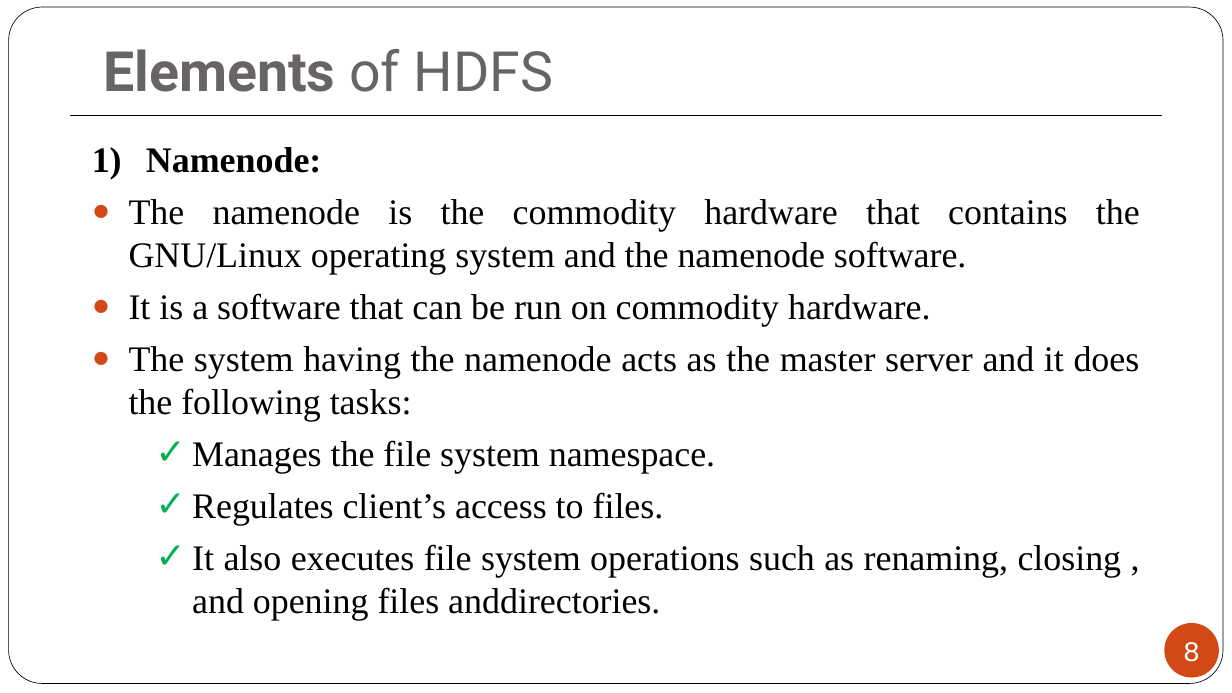
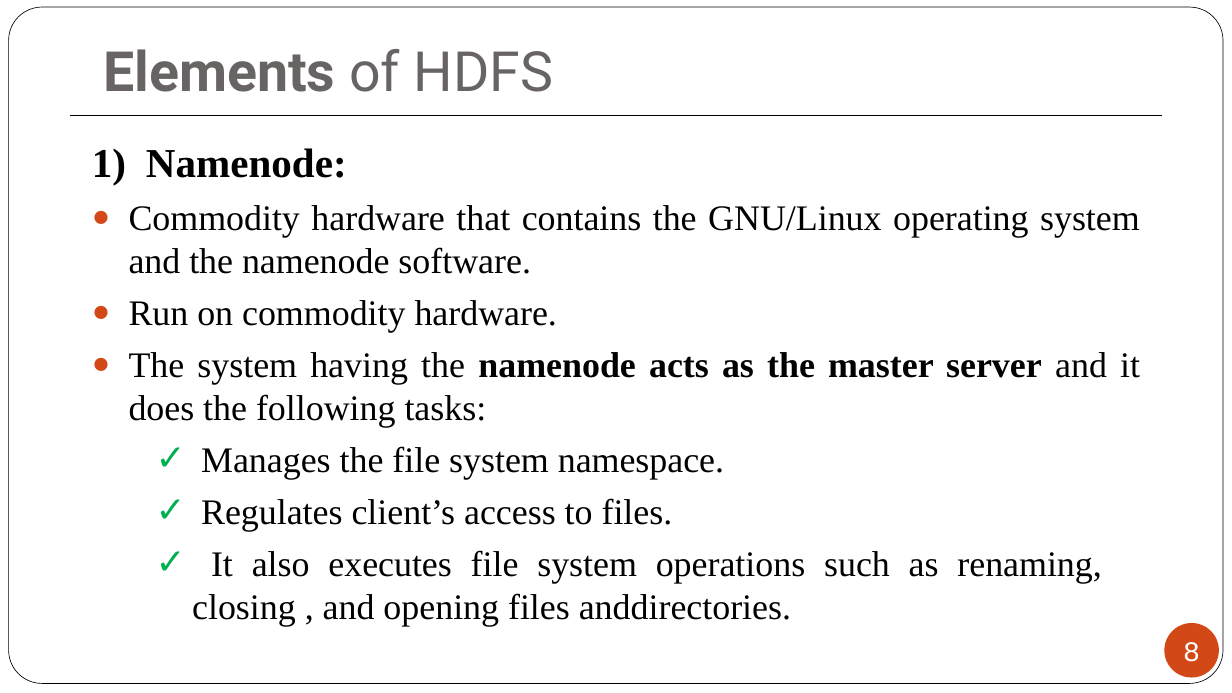
Before and after one commit to MaulikPatel295/MaulikPatel295, a slide deck: slide 8 of ALA/sem7/2170715_150124116006.pptx. Drawn at 1232x693 pixels with LibreOffice and Linux fonts; fonts in the diff are those of the drawing. Boxes give left, top, right and bottom in pixels: in the first picture for what was removed or moved away, otherwise in the second. Text is boxed around its words. In the diff, an @@ line names an element or a change of style, - is before the commit and + after.

```diff
--- a/ALA/sem7/2170715_150124116006.pptx
+++ b/ALA/sem7/2170715_150124116006.pptx
@@ text at bbox=[129, 148, 1140, 428]: size 28 to 32 pt in "Namenode:"; bold on in "namenode acts as the master server" @@
@@ text at bbox=[129, 205, 1140, 333]: text changed @@
-● The namenode is the commodity hardware that contains the GNU/Linux operating system and the namenode software.
-● It is a software that can be run on commodity hardware.
+● Commodity hardware that contains the GNU/Linux operating system and the namenode software.
+● Run on commodity hardware.
```
Also in this commit, not shown: 10 other slides changed, 1 slide added, 1 slide removed, 1 other file.
